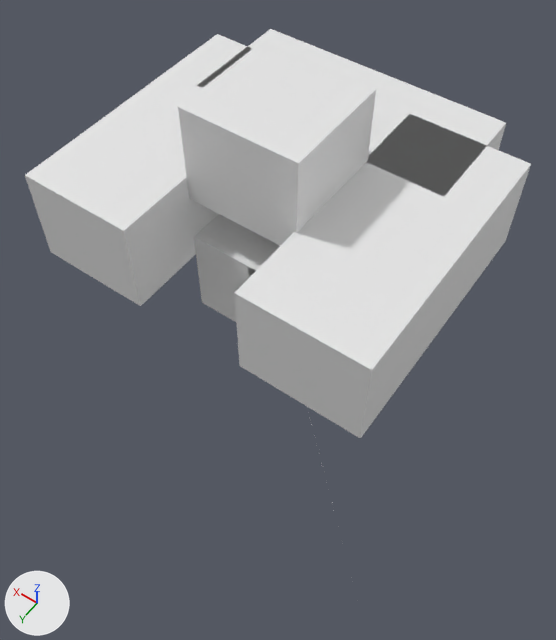
Renders of the Blender file 3D/Liftoff/Level1Liftoff_StrawBale.blend from each side of a commit.
Camera for both pictures: a 50 mm lens placed at (-207.0, 677.0, 2148.0), pointed at (790.0, -720.0, -46.0). Arrows for +X, +Y and +Z are at lower left; the lights stay in place.

The first picture shows 'Border', 'Border.001', 'Border.002', 'BorderTop', 'Ground'.
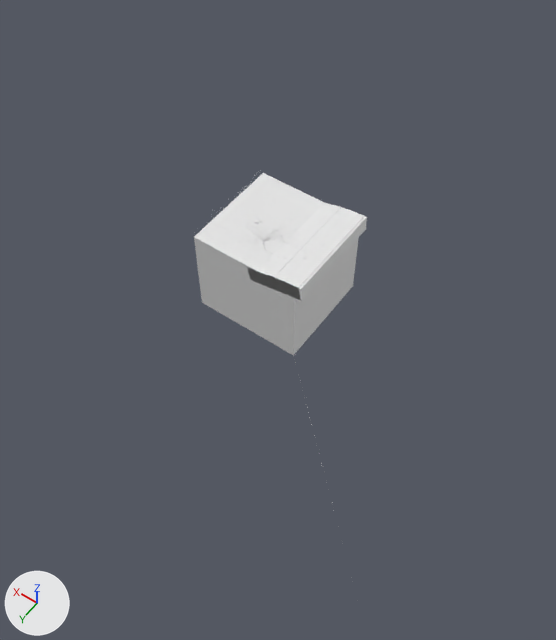
Boxes (x1, y1, x2, y2) around the edits, measured in the pictures (556 x 640 px):
'Border.001', hidden: before (234, 114, 531, 438)
'Border', hidden: before (25, 34, 250, 306)
'BorderTop', hidden: before (178, 43, 376, 246)
'Border.002', hidden: before (198, 29, 506, 197)
'Ground', unchanged, uncovered by the edit: before (194, 214, 280, 322); after (194, 173, 359, 355)
'GroundHill.002', unchanged, uncovered by the edit: after (283, 210, 367, 301)

The change, as a diff of the scene's bpy script:
```diff
--- a/3D/Liftoff/Level1Liftoff_StrawBale.blend.py
+++ b/3D/Liftoff/Level1Liftoff_StrawBale.blend.py
@@ ob_border @@
 ob_border.scale = (238.0, 552.0, 200.0)
+ob_border.hide_set(True)
@@ ob_border_001 @@
 ob_border_001.scale = (251.0, 552.0, 200.0)
+ob_border_001.hide_set(True)
@@ ob_border_002 @@
 ob_border_002.scale = (251.0, 552.0, 200.0)
+ob_border_002.hide_set(True)
@@ ob_bordertop @@
 ob_bordertop.scale = (238.0, 226.0, 200.0)
+ob_bordertop.hide_set(True)
```
